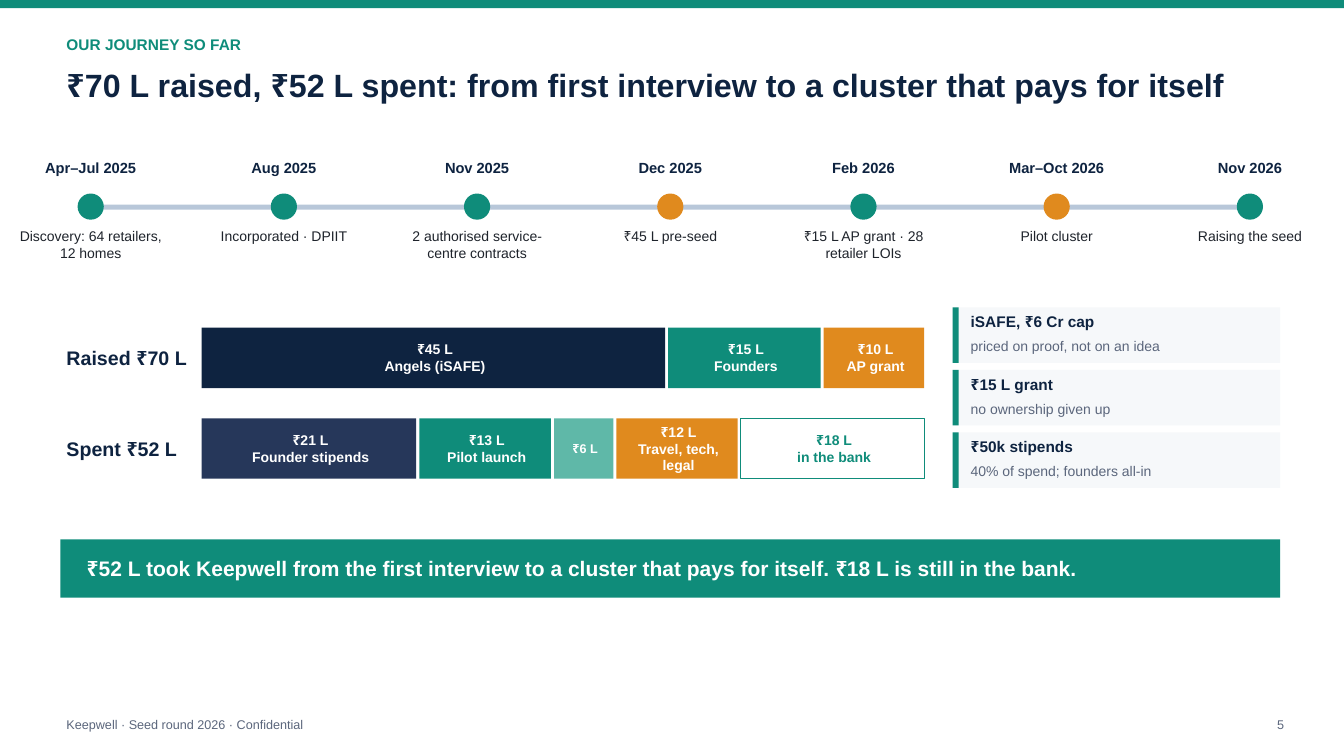
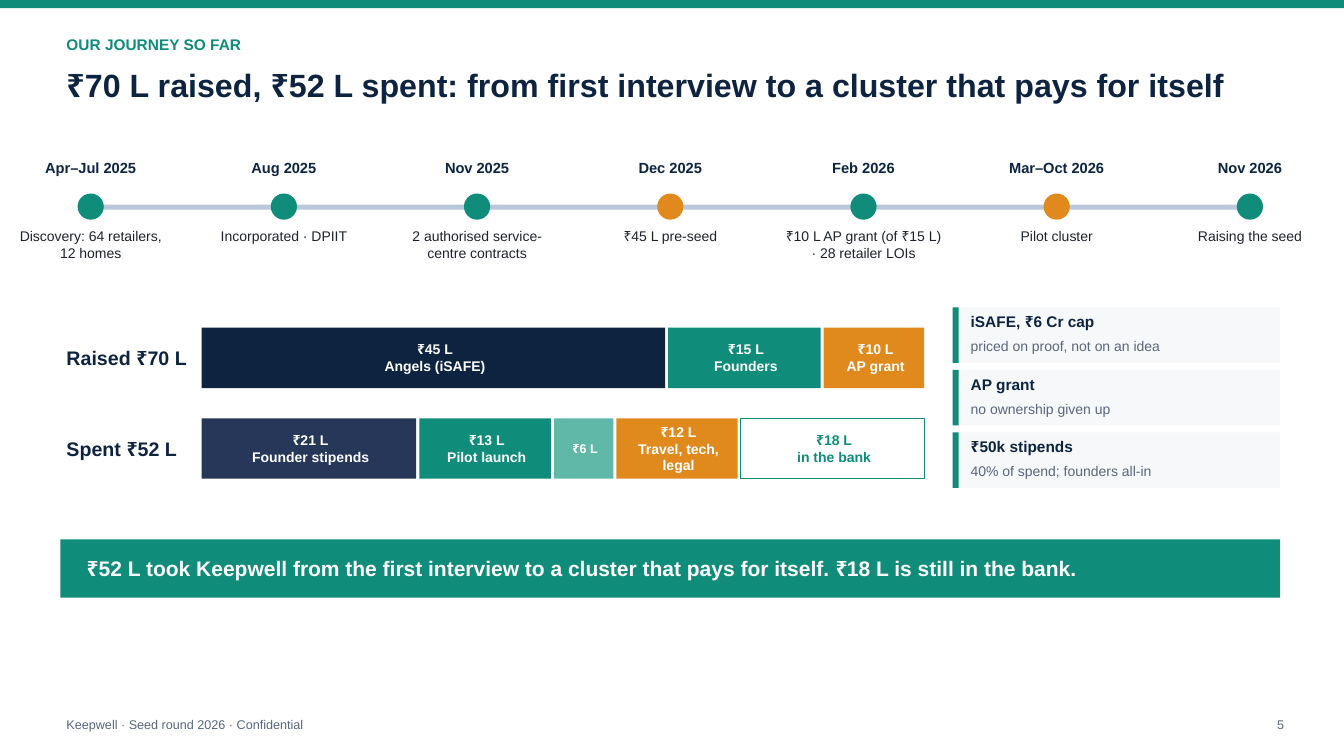
Before and after one commit to PrathyushaKalluri/keepwell, a slide deck: slide 5 of pitch_v2/deck/Keepwell_Seed_Deck.pptx. Drawn at 1344x756 pixels with LibreOffice and Linux fonts; fonts in the diff are those of the drawing. Boxes give left, top, right and bottom in pixels: in the first picture for what was removed or moved away, otherwise in the second. Text is boxed around its words. In the diff, an @@ line names an element or a change of style, - is before the commit and + after.

```diff
--- a/pitch_v2/deck/Keepwell_Seed_Deck.pptx
+++ b/pitch_v2/deck/Keepwell_Seed_Deck.pptx
@@ text at (794,231,941,258): text changed @@
-₹15 L AP grant · 28 retailer LOIs
+₹10 L AP grant (of ₹15 L) · 28 retailer LOIs
@@ text at (971,379,1035,393): text changed @@
-₹15 L grant
+AP grant
```
Also in this commit, not shown: 9 other files.
